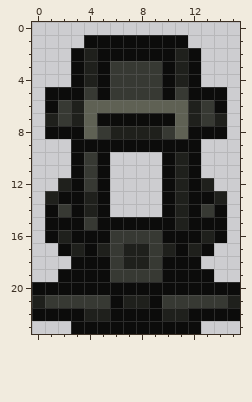
Edited in one commit: pixel-art sprite (content/Entities/Structures/Mechanisms/Clutch/clutch.00.bg.png). That is the earlier state.
The file is 16x24 pixels.
And afterwards:
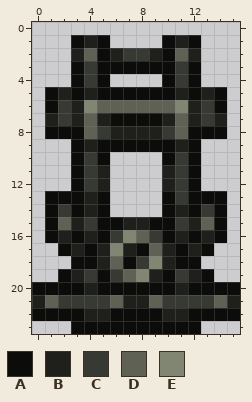
Palette (. is transparent): A #0c0c0b  B #1f201c  C #373933  D #5f6154  E #808672
Edits made:
y 1: x 3..4 .A -> AB; x 6..9 AAAA -> ....; x 11..12 A. -> BA
y 2: x 3..4 AB -> BD; x 6..9 AAAA -> BCCB; x 11..12 BA -> DB
y 3: x 4 B -> C; x 6..9 CCCC -> AAAA; x 11 B -> C
y 4: x 4 B -> C; x 6..9 CCCC -> ....; x 11 B -> C
y 5: x 2 A -> B; x 4 C -> B; x 6..9 CCCC -> AAAA; x 11 C -> B; x 13 A -> B
y 6: x 4 D -> E; x 11 D -> E
y 7: x 5 A -> B; x 10 A -> B
y 9: x 4 A -> B; x 11 A -> B
y 10: x 11 B -> C
y 11: x 5 A -> B; x 10..11 AB -> BC
y 12: x 2 B -> .; x 5 A -> B; x 10..11 AB -> BC; x 13 B -> .
y 13: x 1 B -> A; x 11 B -> C; x 14 B -> A
y 15: x 2..3 AA -> DB; x 7..8 AA -> BB; x 11..13 BAA -> CBD
y 16: x 4 A -> B; x 7..8 CC -> ED; x 11 A -> B
y 17: x 6 C -> E; x 8..9 BC -> AD
y 18: x 5..10 ACBBCA -> BDACEB
y 19: x 3..4 AA -> BC; x 7..9 CCC -> DEB; x 11..12 AA -> CB
y 20: x 4 A -> B; x 11 A -> B
y 21: x 1 C -> D; x 6 A -> D; x 9 A -> D; x 14 C -> D
Pixel boxes of the changes (left, top, right, bottom) in both pictures:
changed: (45, 35, 227, 308)
